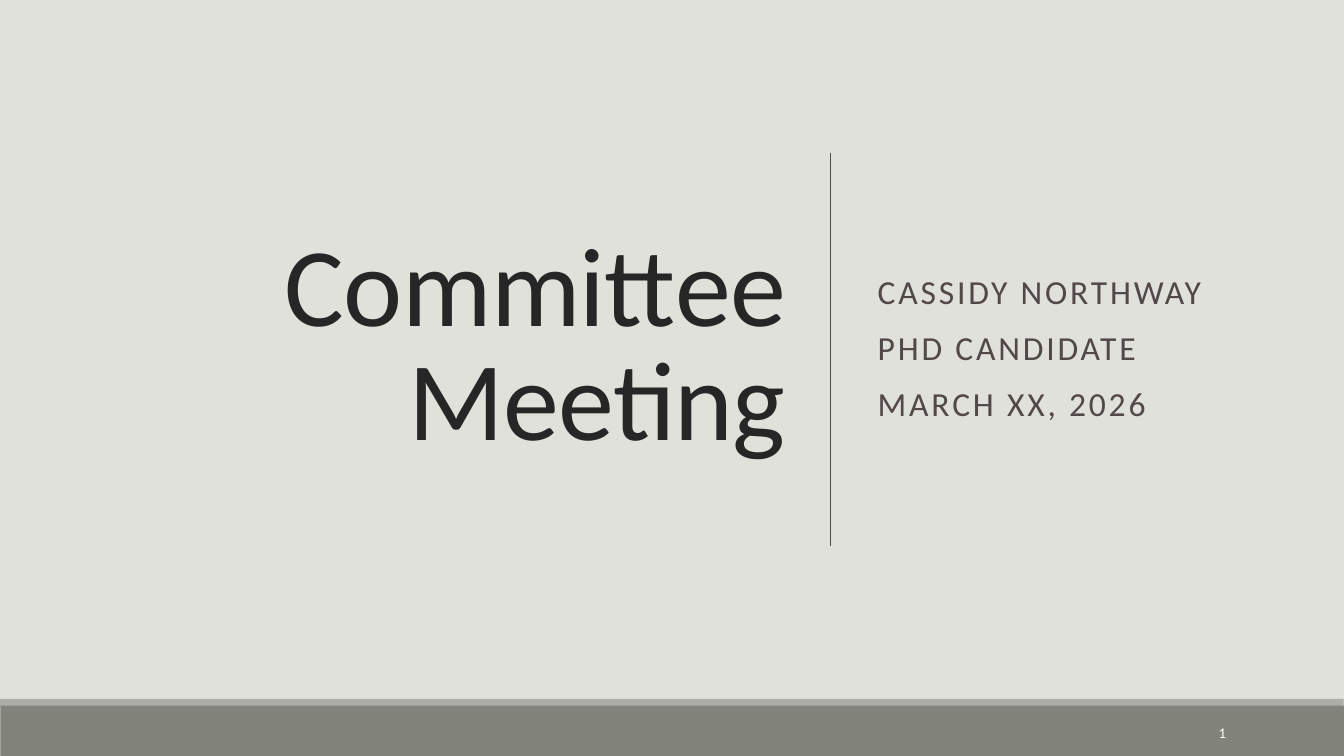
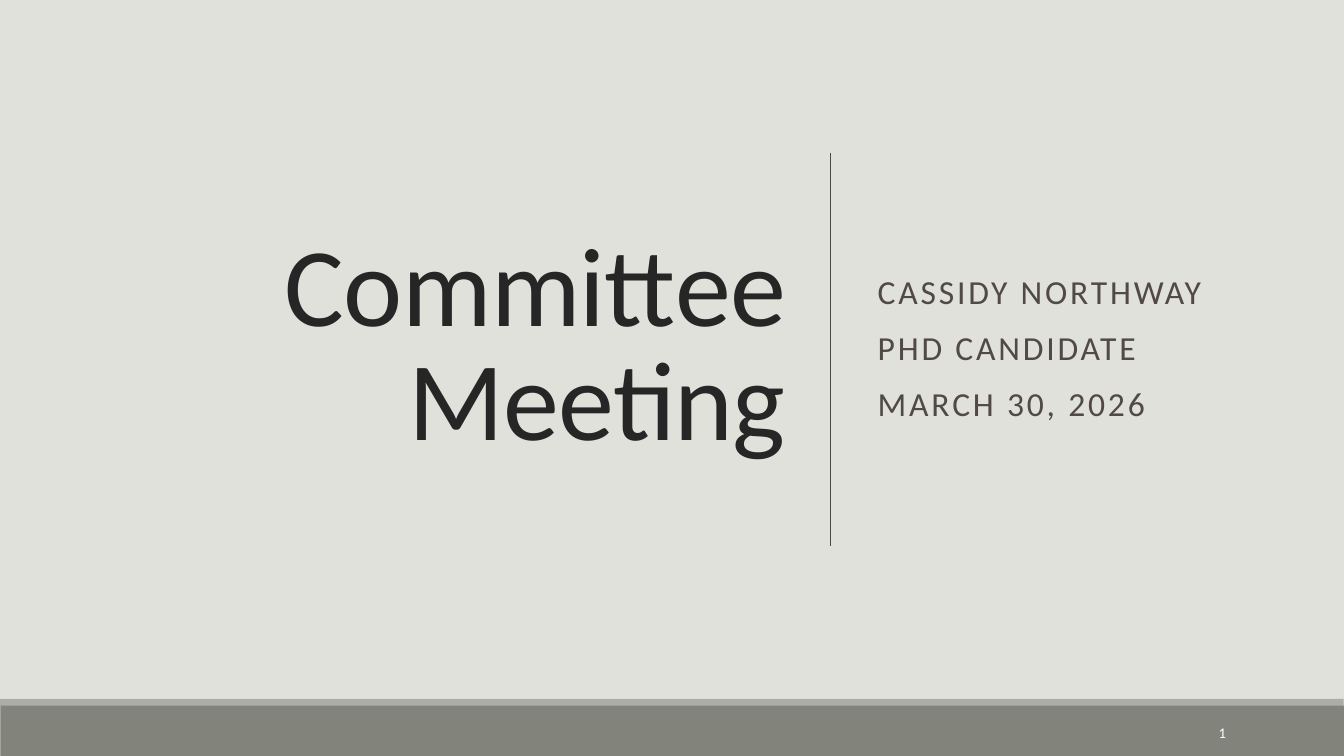
Before and after one commit to CNorthwayMedPhys/Full-Body-Flow-Model-Project, a slide deck: slide 1 of Working Documents/03.26_Committee Meeting.pptx. Drawn at 1344x756 pixels with LibreOffice and Linux fonts; fonts in the diff are those of the drawing. Boxes give left, top, right and bottom in pixels: in the first picture for what was removed or moved away, otherwise in the second. Text is boxed around its words. In the diff, an @@ line names an element or a change of style, - is before the commit and + after.

```diff
--- a/Working Documents/03.26_Committee Meeting.pptx
+++ b/Working Documents/03.26_Committee Meeting.pptx
@@ subtitle at (x1=878, y1=393, x2=1145, y2=420): text changed @@
-MARCH XX, 2026
+MARCH 30, 2026
```
Also in this commit, not shown: 3 other slides changed, 1 other file.
